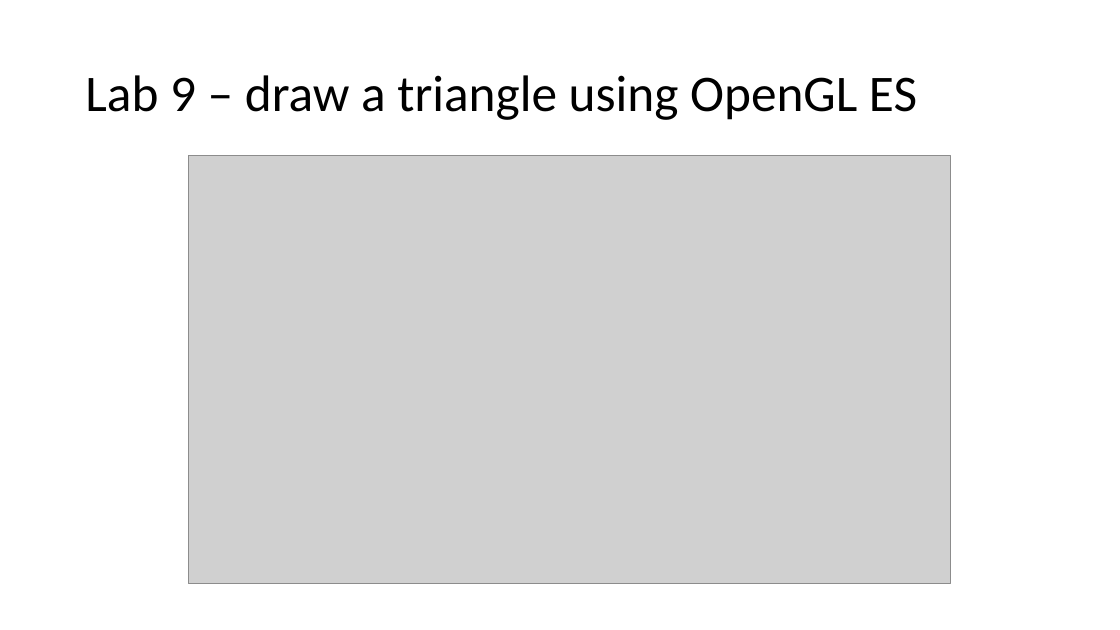
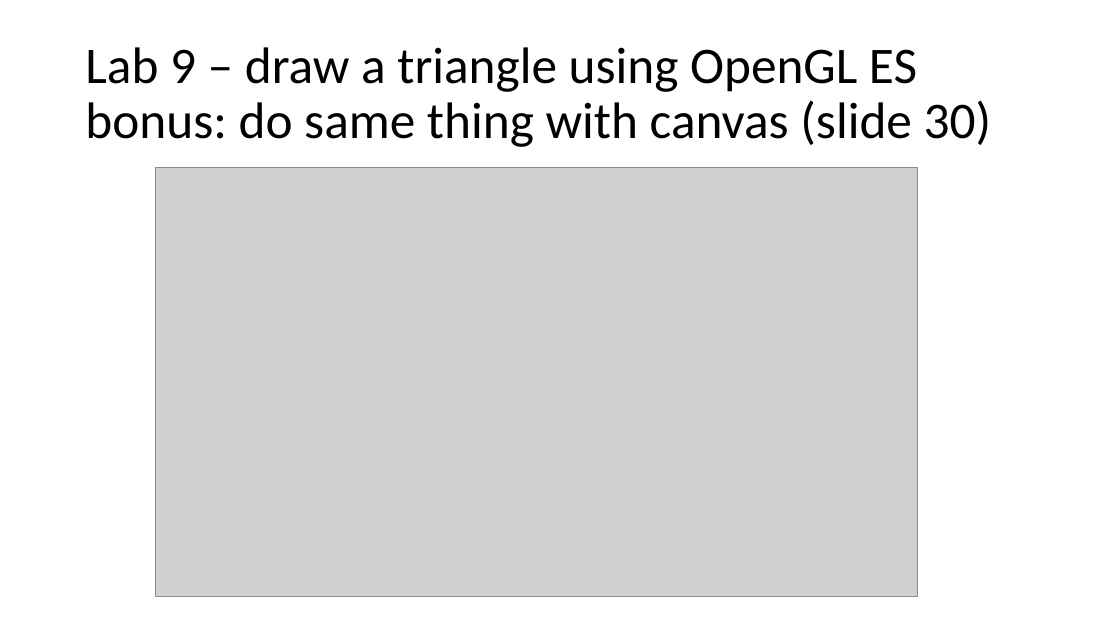
Before and after one commit to russellu/cs230, a slide deck: slide 41 of Lecture_14.pptx. Drawn at 1120x630 pixels with LibreOffice and Linux fonts; fonts in the diff are those of the drawing; grey boxes stand for pictures. Boxes give left, top, right and bottom in pixels: in the first picture for what was removed or moved away, otherwise in the second. Text is boxed around its words. In the diff, an @@ line names an element or a change of style, - is before the commit and + after.

```diff
--- a/Lecture_14.pptx
+++ b/Lecture_14.pptx
@@ title at <box>85,47,992,147</box>: text changed @@
-Lab 9 – draw a triangle using OpenGL ES
+Lab 9 – draw a triangle using OpenGL ES
+bonus: do same thing with canvas (slide 30)
@@ picture: place and size @@
-picture at <box>188,155,950,584</box>
+picture at <box>155,168,918,597</box>
```
Also in this commit, not shown: 1 other slide changed, 1 other file.
